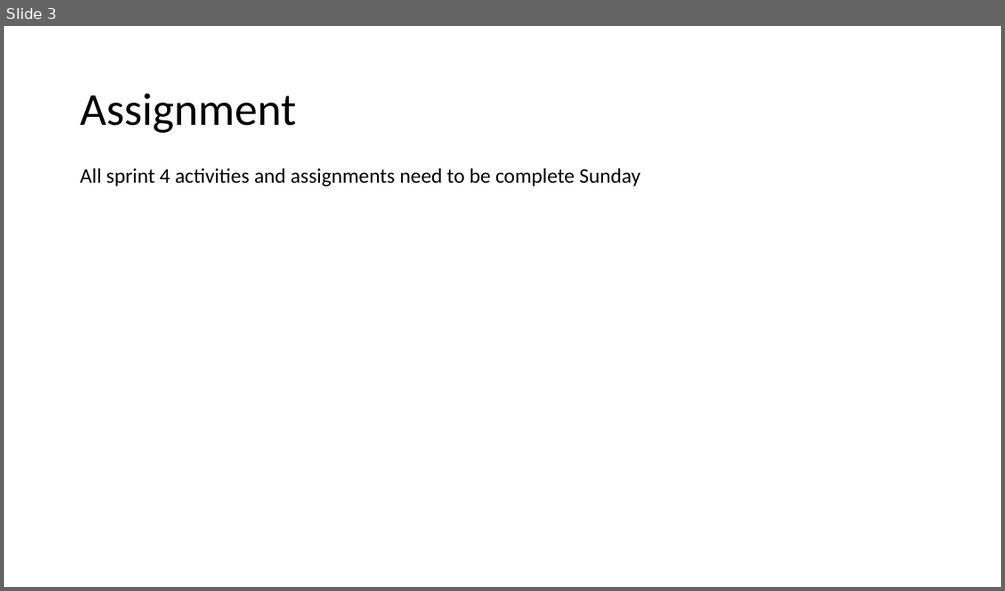
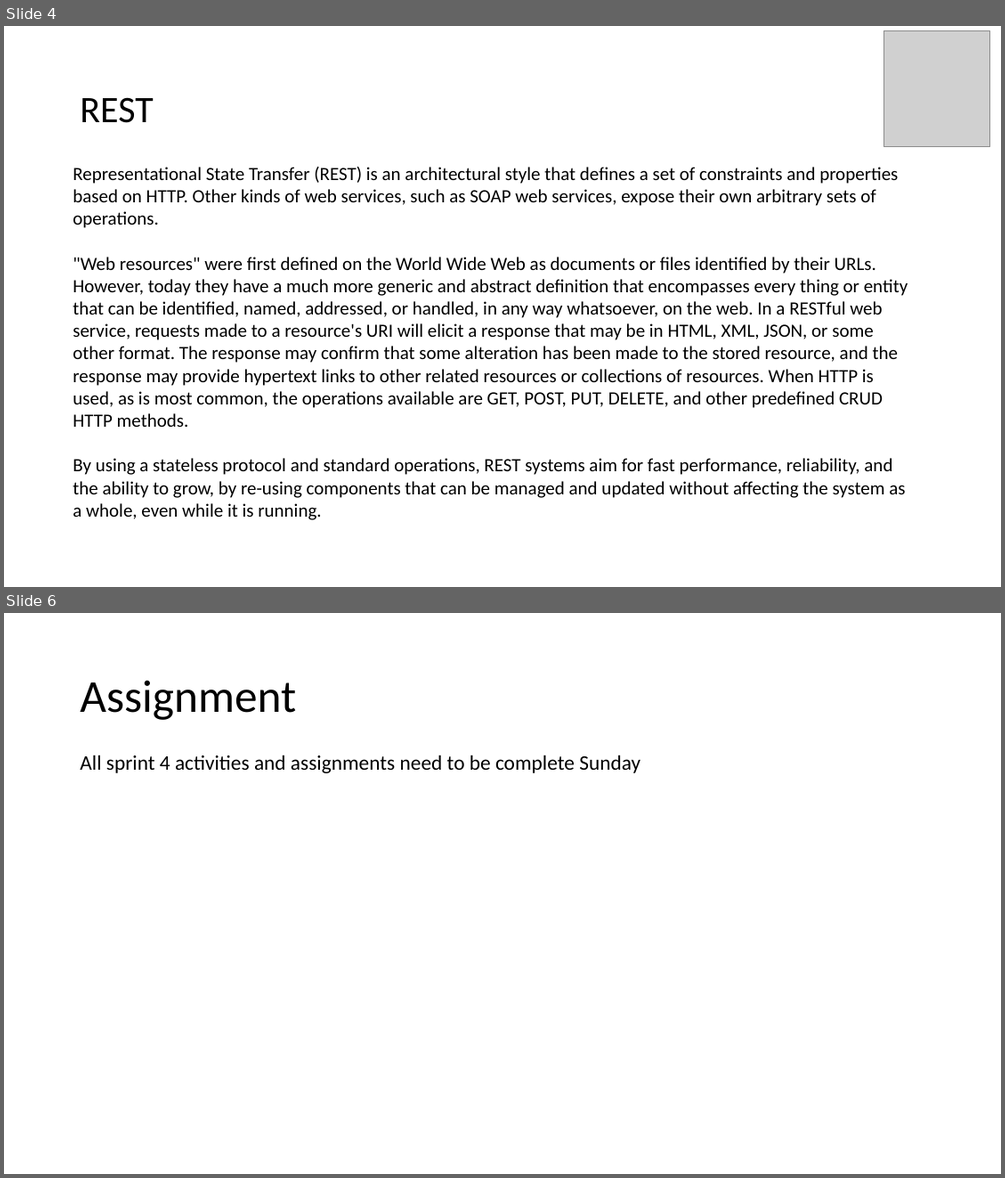
Before and after one commit to EricJPogue/CPSC-24500, a slide deck: lecture-slides/2019-10-21-oop.pptx. Shown one above the other, each under a label of ours: slide 3 before the commit, slides 4 and 6 after it; the slides between them are not shown. The pictures are 1005x591 and 1005x1178 pixels, drawn with LibreOffice and Linux fonts; fonts in the diff are those of the drawing; grey boxes stand for pictures. Boxes give left, top, right and bottom in pixels: in the first picture for what was removed or moved away, otherwise in the second. Text is boxed around its words. In the diff, an @@ line names an element or a change of style, - is before the commit and + after.

```diff
--- a/lecture-slides/2019-10-21-oop.pptx
+++ b/lecture-slides/2019-10-21-oop.pptx
@@ slide 4 added at <box>4,26,1001,587</box>, background #FFFFFF @@
@@ picture added at <box>884,31,989,147</box> @@
@@ title added at <box>80,97,153,123</box>, 36 pt, text #000000 @@
+REST
@@ text added at <box>73,167,907,520</box>, 18 pt, text #000000 @@
+Representational State Transfer (REST) is an architectural style that defines a set of constraints and properties based on HTTP. Other kinds of web services, such as SOAP web services, expose their own arbitrary sets of operations.
+"Web resources" were first defined on the World Wide Web as documents or files identified by their URLs. However, today they have a much more generic and abstract definition that encompasses every thing or entity that can be identified, named, addressed, or handled, in any way whatsoever, on the web. In a RESTful web service, requests made to a resource's URI will elicit a response that may be in HTML, XML, JSON, or some other format. The response may confirm that some alteration has been made to the stored resource, and the response may provide hypertext links to other related resources or collections of resources. When HTTP is used, as is most common, the operations available are GET, POST, PUT, DELETE, and other predefined CRUD HTTP methods.
+By using a stateless protocol and standard operations, REST systems aim for fast performance, reliability, and the ability to grow, by re-using components that can be managed and updated without affecting the system as a whole, even while it is running.
@@ what was slide 3 is now slide 6 @@
```
Also in this commit, not shown: 3 slides changed, 6 other slides added.
